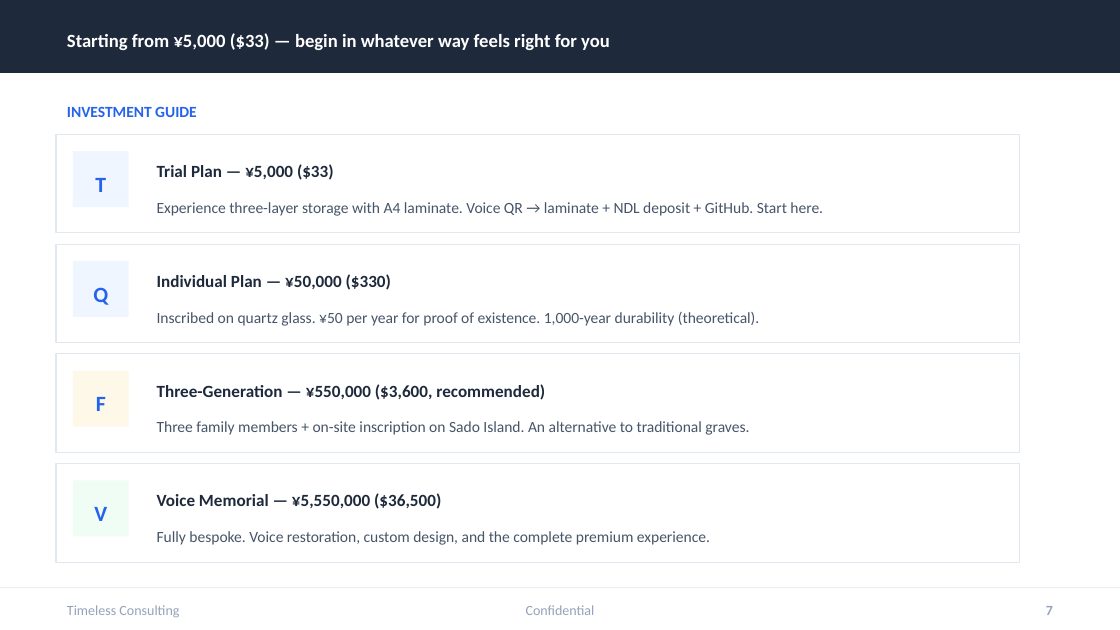
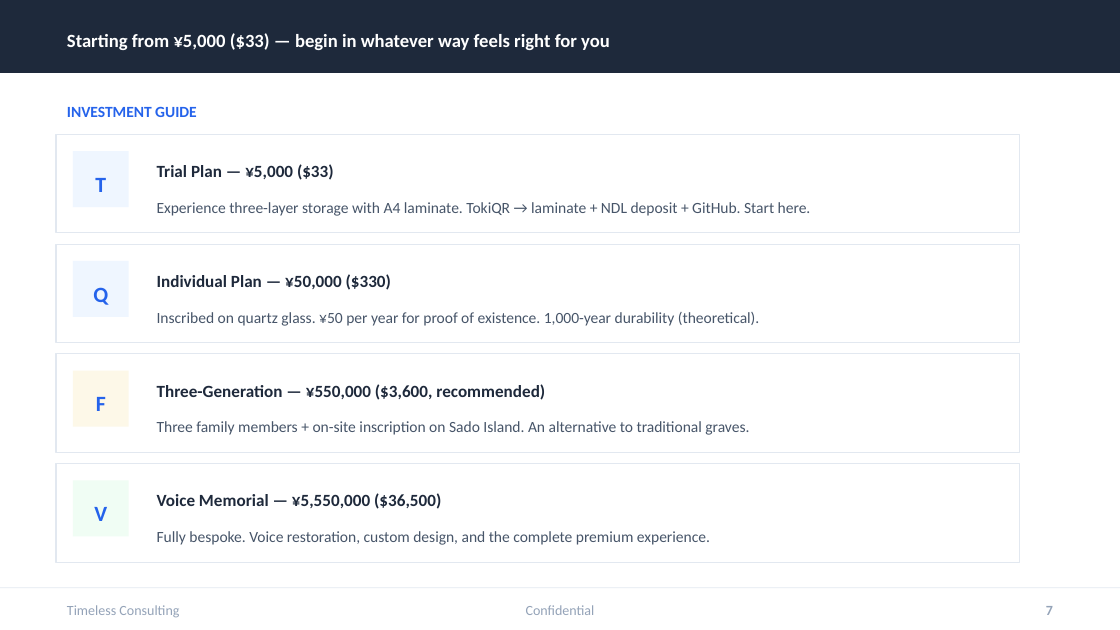
Before and after one commit to tokistorage/lp, a slide deck: slide 7 of tokistorage-client-deck-en.pptx. Drawn at 1120x630 pixels with LibreOffice and Linux fonts; fonts in the diff are those of the drawing. Boxes give left, top, right and bottom in pixels: in the first picture for what was removed or moved away, otherwise in the second. Text is boxed around its words. In the diff, an @@ line names an element or a change of style, - is before the commit and + after.

```diff
--- a/tokistorage-client-deck-en.pptx
+++ b/tokistorage-client-deck-en.pptx
@@ text at <box>157,202,811,216</box>: text changed @@
-Experience three-layer storage with A4 laminate. Voice QR → laminate + NDL deposit + GitHub. Start here.
+Experience three-layer storage with A4 laminate. TokiQR → laminate + NDL deposit + GitHub. Start here.
```
Also in this commit, not shown: 1 other slide changed, 13 other files.
